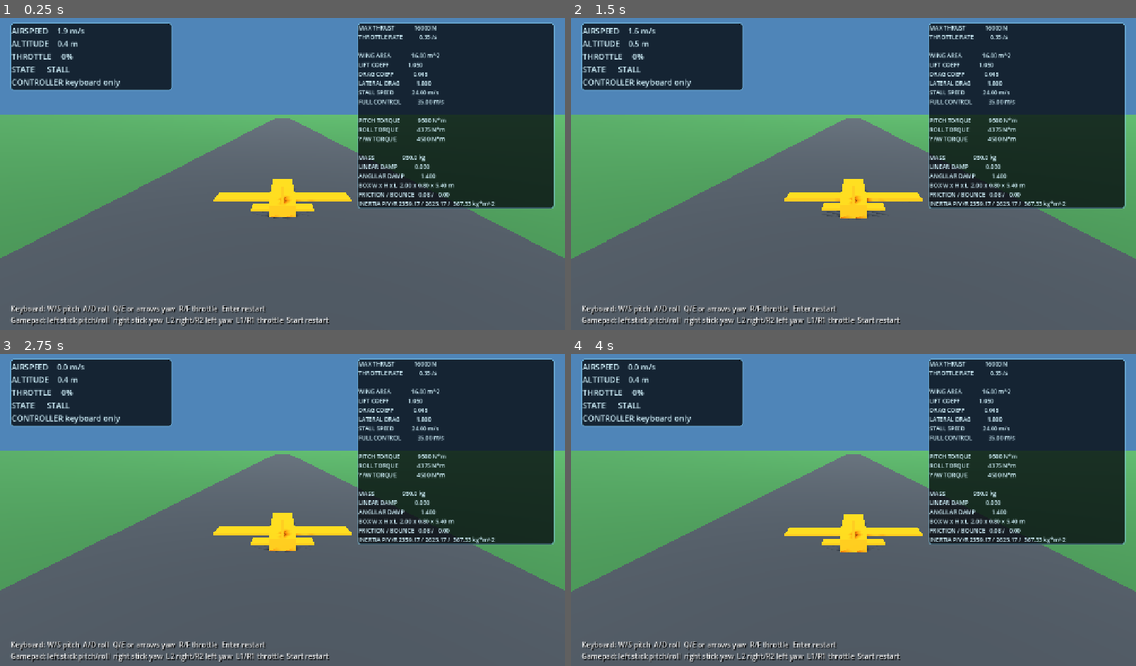
Above: before the commit, frames 1-4 (two rows, left to right).
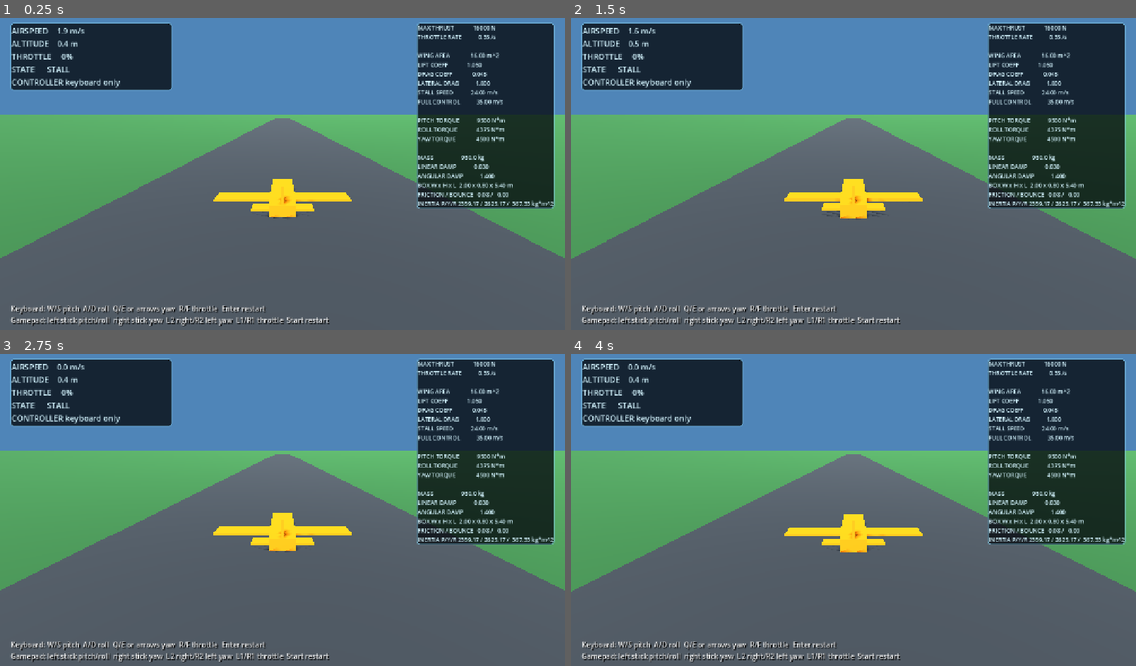
Above: after the commit, the same moments.

Repository: imanoliri/open-odyssey
Game: Godot game, scene res://scenes/main.tscn
Same seed, same stepped clock (60 frames per second), same inputs: the game is played once before the commit and once after it.
Inputs (mouse positions are in pixels of both pictures, inside the frame that each line leads up to):
- Up to frame 1 (0.25 s): no input
- Up to frame 2 (1.5 s): tap Enter (restart) at 0.5, 1.25 s; move the mouse to (977, 155) at 0.52 s; hold D (roll_right) 0.53-1.25 s; click (977, 155) at 0.67 s; drag from (740, 186) to (825, 233) at 1.27 s
- Up to frame 3 (2.75 s): tap Enter (restart) at 2 s; move the mouse to (339, 438) at 2.02 s; hold D (roll_right) from 2.03 s (still down)
- Up to frame 4 (4 s): release D (roll_right) at 2.75 s; tap Enter (restart) at 2.75, 3.5 s; drag from (825, 569) to (684, 460) at 2.77 s; move the mouse to (1023, 553) at 3.52 s; hold A (roll_left) from 3.53 s (still down)

The runs differ from the first frame. In frame 1, 8.4% of the frame differs, in the area x 63-98%, y 1-62%; in frame 2, 8.4%; in frame 3, 8.4%; in frame 4, 8.4%.

Commit message:
Auto-size physics panel width

Diff:
--- a/game/scenes/main.tscn
+++ b/game/scenes/main.tscn
@@ -161,7 +161,7 @@
 layout_mode = 0
 anchor_left = 1.0
 anchor_right = 1.0
-offset_left = -470.0
+offset_left = -24.0
 offset_top = 24.0
 offset_right = -24.0
 offset_bottom = 435.0
